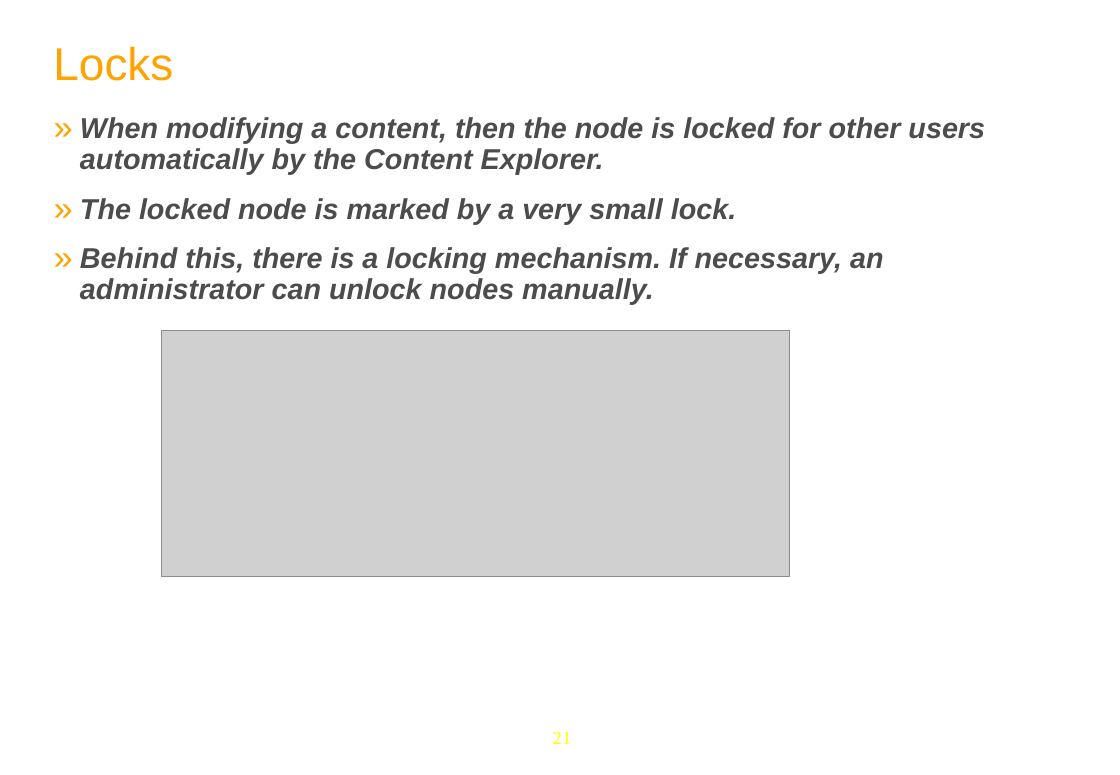
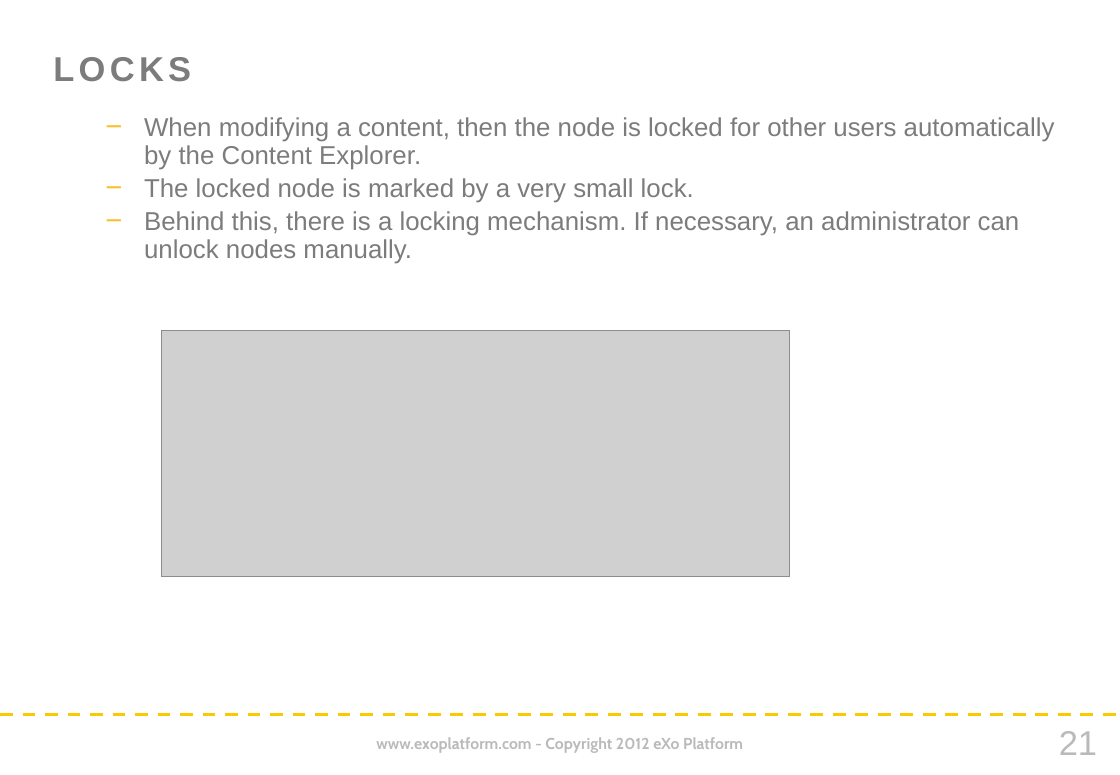
Before and after one commit to anhvurz90/training, a slide deck: slide 21 of plf3_5/eXoFundamentals/080-Content-Advanced/080-Content-Advanced-en.pptx. Drawn at 1120x775 pixels with LibreOffice and Linux fonts; fonts in the diff are those of the drawing; grey boxes stand for pictures; background and template pictures are left out. Boxes give left, top, right and bottom in pixels: in the first picture for what was removed or moved away, otherwise in the second. Text is boxed around its words. In the diff, an @@ line names an element or a change of style, - is before the commit and + after.

Commit message:
eXo Fundamentals slides in new Company style

```diff
--- a/plf3_5/eXoFundamentals/080-Content-Advanced/080-Content-Advanced-en.pptx
+++ b/plf3_5/eXoFundamentals/080-Content-Advanced/080-Content-Advanced-en.pptx
@@ title at box(53, 57, 191, 82): text changed; size 32 to 24 pt; text colour #FFA300 to #7C7C7C; bold on @@
-Locks
+LOCKS
@@ text "When modifying a content, then ..." at box(144, 117, 1055, 264): size 20 to 18 pt, text colour #4C4C4C to #7C7C7C, bold off, italic off; bullet » to −; less space between paragraphs; bullet colour #FFA300 to #F7C12E @@
@@ line added from (0, 716) to (1120, 716), #FAC900 2.25 pt dashed @@
@@ text added at box(376, 737, 743, 753), 11 pt, text #BABABA, bold @@
+www.exoplatform.com - Copyright 2012 eXo Platform
@@ page number: place and size @@
-page number at box(553, 731, 572, 744)
+page number at box(1059, 731, 1097, 755)
@@ page number at box(1059, 731, 1097, 755): size 13 to 24 pt, font Times New Roman to Arial, text colour #FFFF00 to #BABABA @@
```
Also in this commit, not shown: 25 other slides changed, 2 slides added, 2 slides removed, 1 other file.
